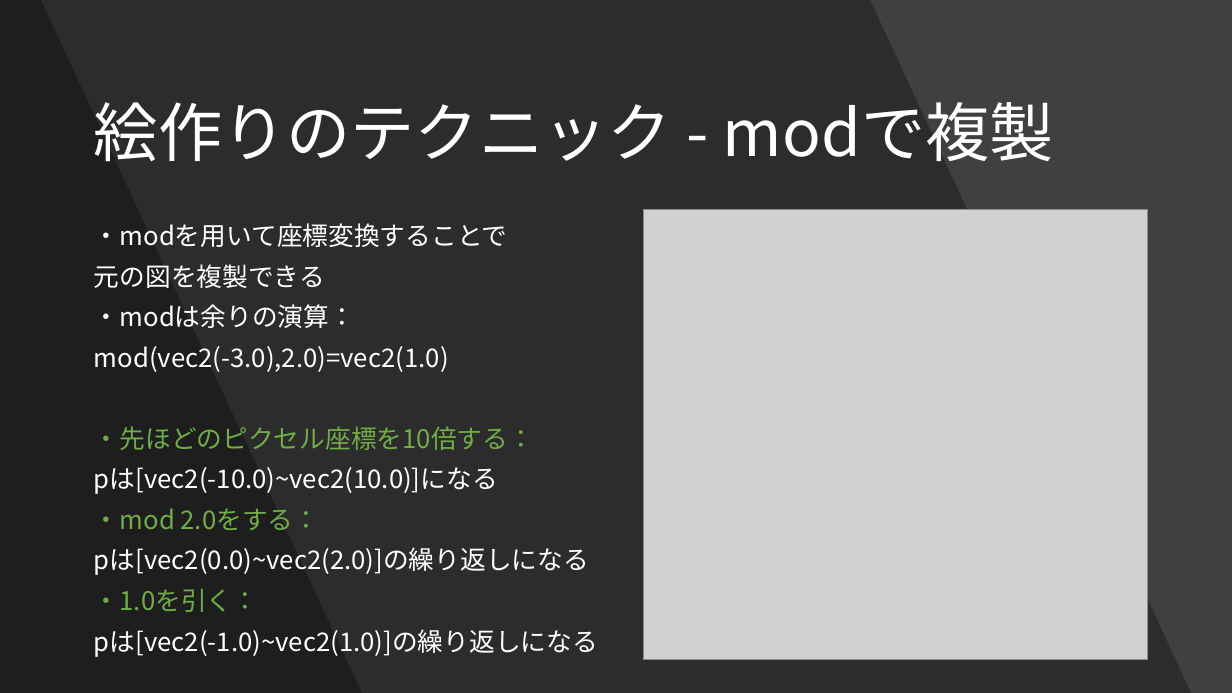
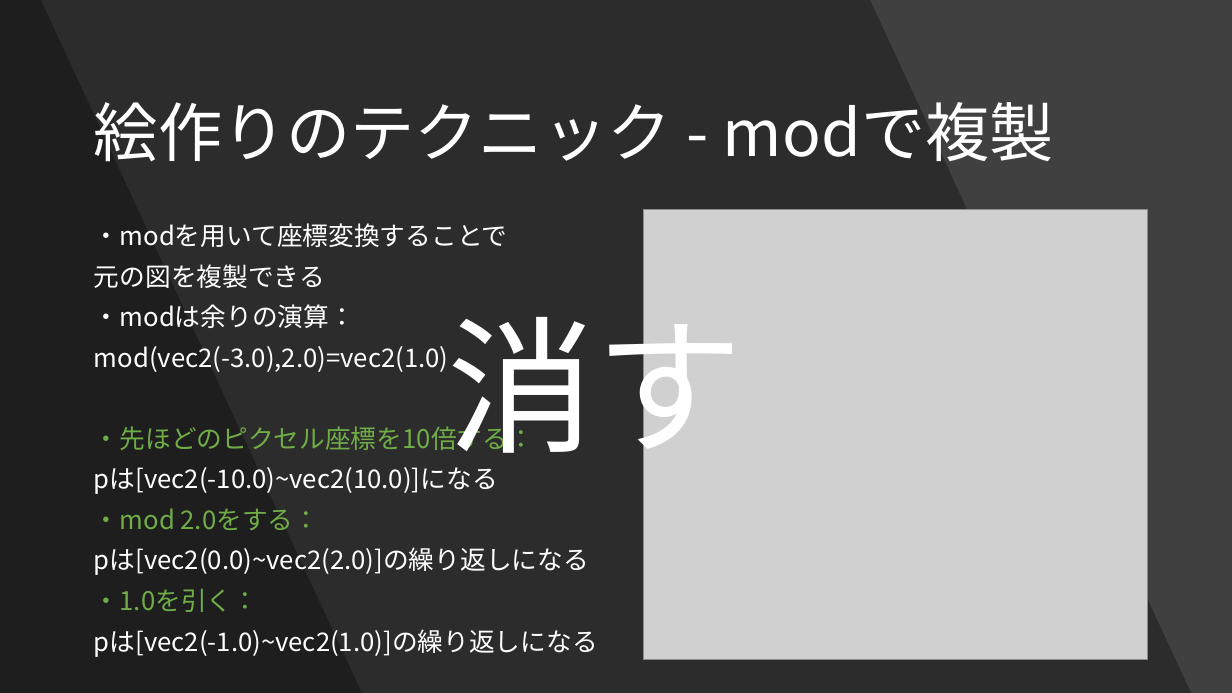
Before and after one commit to Forenard/TsubuyakiGLSL, a slide deck: slide 18 of つぶやきGLSLとは.pptx (slide 20 before the commit). Drawn at 1232x693 pixels with LibreOffice and Linux fonts; fonts in the diff are those of the drawing; grey boxes stand for pictures. Boxes give left, top, right and bottom in pixels: in the first picture for what was removed or moved away, otherwise in the second. Text is boxed around its words. In the diff, an @@ line names an element or a change of style, - is before the commit and + after.

```diff
--- a/つぶやきGLSLとは.pptx
+++ b/つぶやきGLSLとは.pptx
@@ text added at (x1=448, y1=291, x2=743, y2=477), 115 pt, text #FFFFFF @@
+消す
```
Also in this commit, not shown: 2 other slides changed, 2 slides removed.
